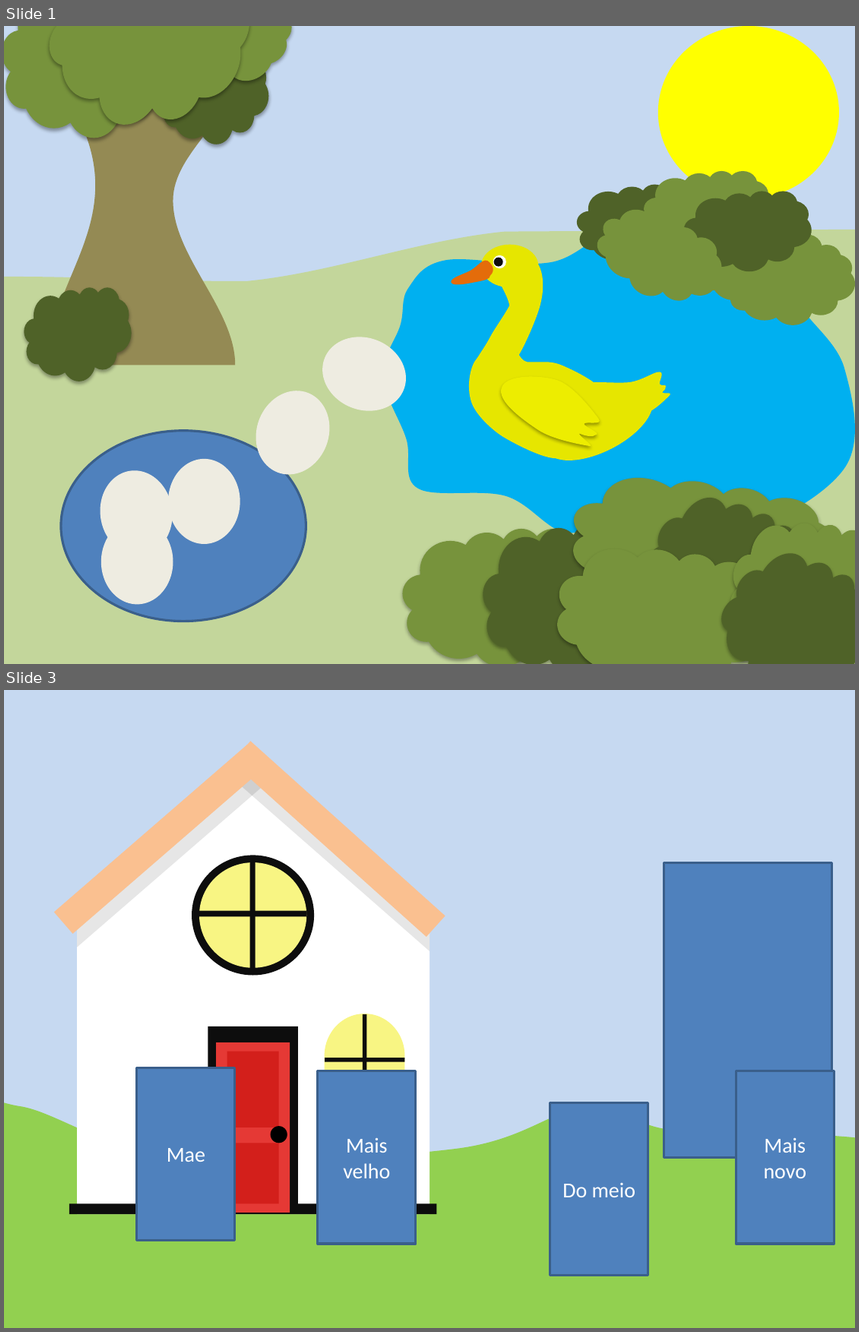
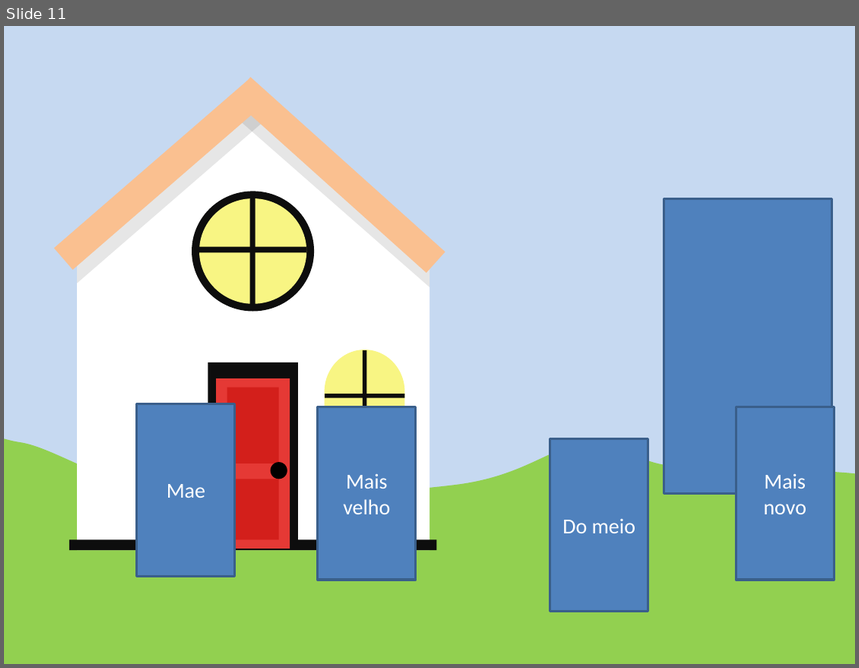
Before and after one commit to gustavoFG28/Ludit, a slide deck: Historias/fundos.pptx. Shown one above the other, each under a label of ours: slides 1 and 3 before the commit, slide 11 after it; the slides between them are not shown. The pictures are 859x1332 and 859x668 pixels, drawn with LibreOffice and Linux fonts; fonts in the diff are those of the drawing; background and template pictures are left out. Boxes give left, top, right and bottom in pixels: in the first picture for what was removed or moved away, otherwise in the second. Text is boxed around its words. In the diff, an @@ line names an element or a change of style, - is before the commit and + after.

```diff
--- a/Historias/fundos.pptx
+++ b/Historias/fundos.pptx
@@ slide 1 removed at (x1=4, y1=26, x2=855, y2=664), background #C6D9F1 @@
@@ cloud removed at (x1=4, y1=26, x2=182, y2=138) @@
@@ cloud removed at (x1=26, y1=26, x2=271, y2=157) @@
@@ cloud removed at (x1=141, y1=26, x2=306, y2=110) @@
@@ ellipse removed at (x1=658, y1=26, x2=840, y2=199) @@
@@ freeform shape removed at (x1=47, y1=70, x2=235, y2=365) @@
@@ cloud removed at (x1=161, y1=50, x2=268, y2=145) @@
@@ cloud removed at (x1=577, y1=184, x2=705, y2=265) @@
@@ cloud removed at (x1=644, y1=170, x2=772, y2=251) @@
@@ cloud removed at (x1=584, y1=191, x2=734, y2=323) @@
@@ cloud removed at (x1=684, y1=191, x2=812, y2=271) @@
@@ freeform shape removed at (x1=4, y1=230, x2=855, y2=664) @@
@@ freeform shape removed at (x1=382, y1=224, x2=855, y2=534) @@
@@ cloud removed at (x1=698, y1=224, x2=826, y2=304) @@
@@ cloud removed at (x1=728, y1=245, x2=855, y2=325) @@
@@ group removed at (x1=449, y1=245, x2=675, y2=477): 6 freeform shapes, 4 ellipses @@
@@ cloud removed at (x1=25, y1=287, x2=132, y2=381) @@
@@ ellipse removed at (x1=312, y1=325, x2=417, y2=423) @@
@@ ellipse removed at (x1=244, y1=380, x2=341, y2=485) @@
@@ ellipse removed at (x1=61, y1=431, x2=306, y2=622) @@
@@ cloud removed at (x1=558, y1=452, x2=852, y2=649) @@
@@ ellipse removed at (x1=94, y1=465, x2=179, y2=560) @@
@@ ellipse removed at (x1=168, y1=459, x2=240, y2=544) @@
@@ cloud removed at (x1=624, y1=471, x2=816, y2=664) @@
@@ ellipse removed at (x1=101, y1=520, x2=173, y2=605) @@
@@ cloud removed at (x1=484, y1=524, x2=658, y2=664) @@
@@ cloud removed at (x1=544, y1=526, x2=781, y2=664) @@
@@ cloud removed at (x1=698, y1=526, x2=855, y2=664) @@
@@ cloud removed at (x1=718, y1=506, x2=855, y2=664) @@
@@ cloud removed at (x1=403, y1=529, x2=598, y2=664) @@
@@ what was slide 3 is now slide 11 @@
```
Also in this commit, not shown: 13 slides added, 2 other slides removed, 1 other file.
